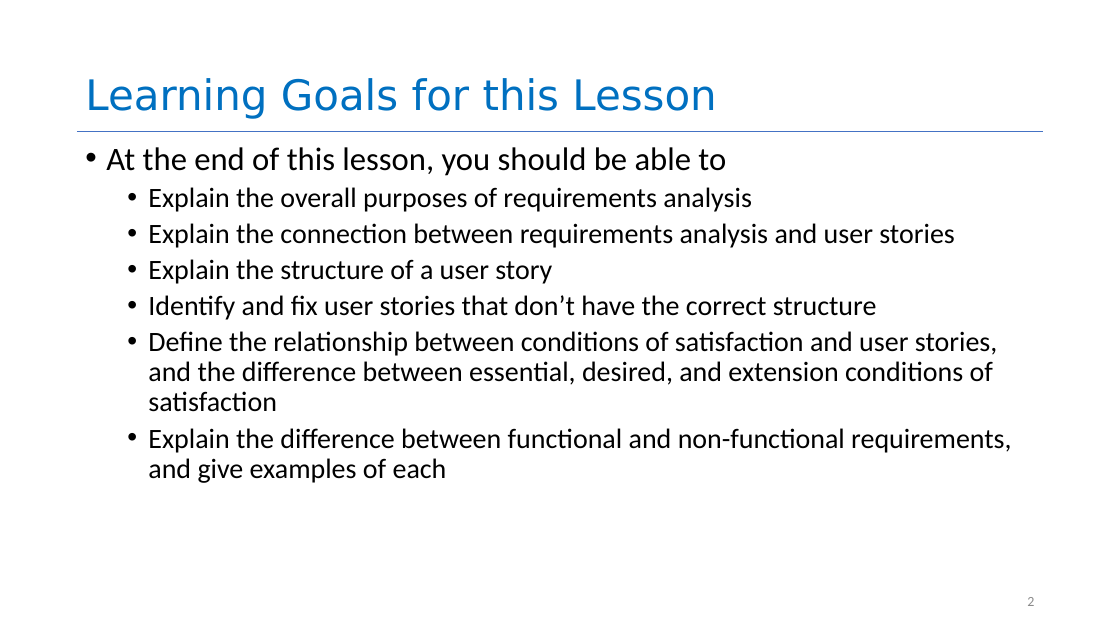
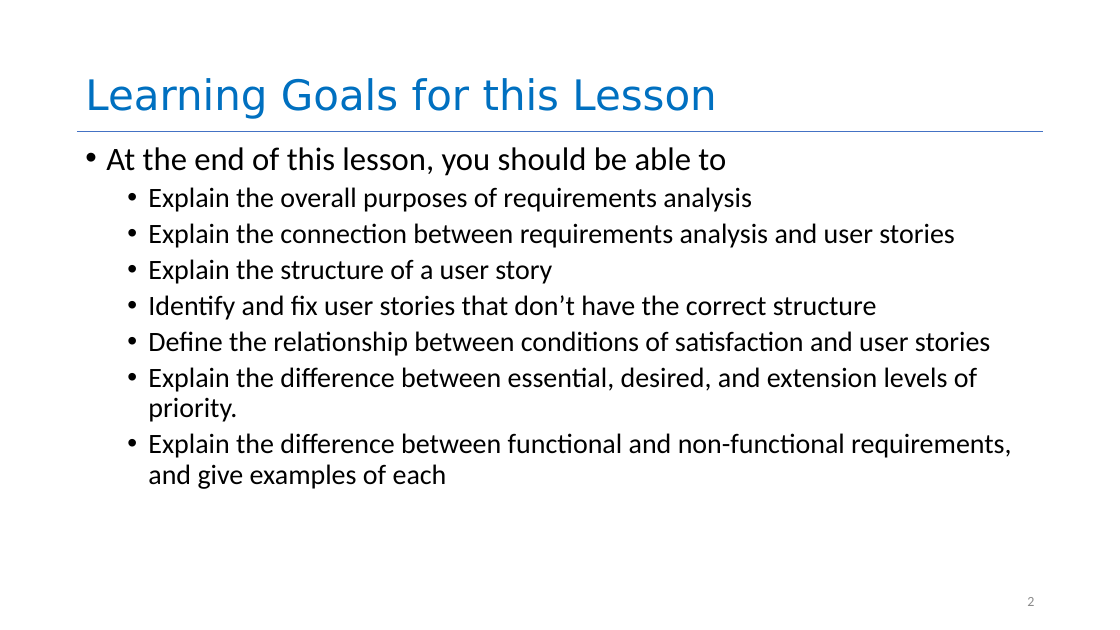
Before and after one commit to neu-se/CS4530-Fall-2026, a slide deck: slide 2 of Slides/Module 01.2 User Stories.pptx. Drawn at 1120x630 pixels with LibreOffice and Linux fonts; fonts in the diff are those of the drawing. Boxes give left, top, right and bottom in pixels: in the first picture for what was removed or moved away, otherwise in the second. Text is boxed around its words. In the diff, an @@ line names an element or a change of style, - is before the commit and + after.

```diff
--- a/Slides/Module 01.2 User Stories.pptx
+++ b/Slides/Module 01.2 User Stories.pptx
@@ text at (148,331,991,422): text changed @@
-  • Define the relationship between conditions of satisfaction and user stories, and the difference between essential, desired, and extension conditions of satisfaction
+  • Define the relationship between conditions of satisfaction and user stories
+  • Explain the difference between essential, desired, and extension levels of priority.
```
Also in this commit, not shown: 4 other slides changed, 3 other files.
